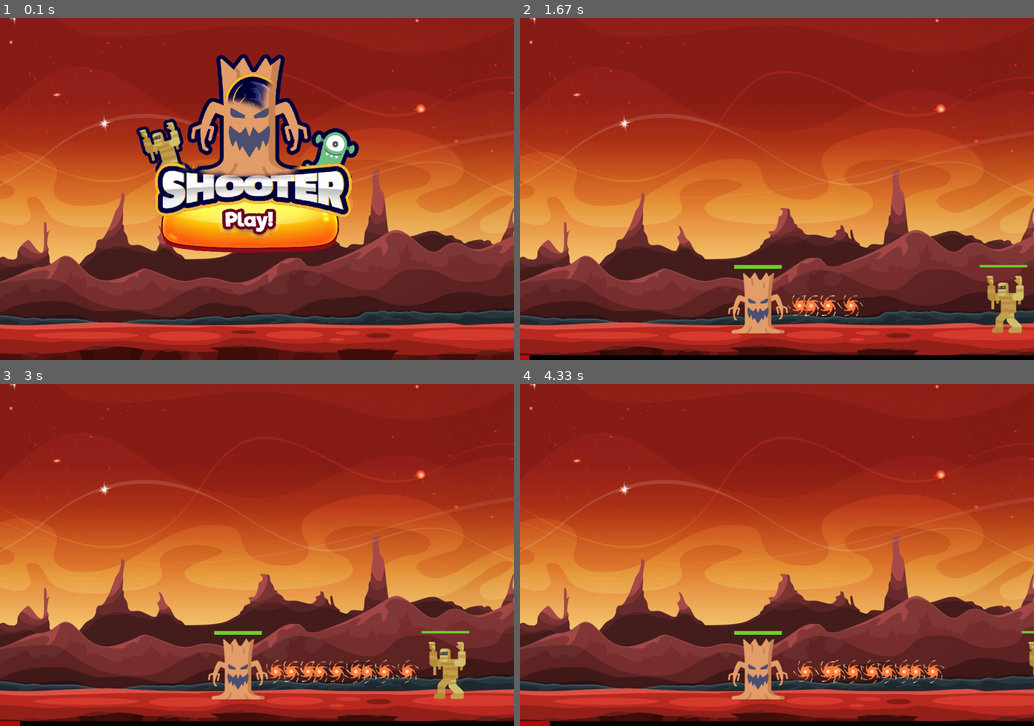
Above: before the commit, frames 1-4 (two rows, left to right).
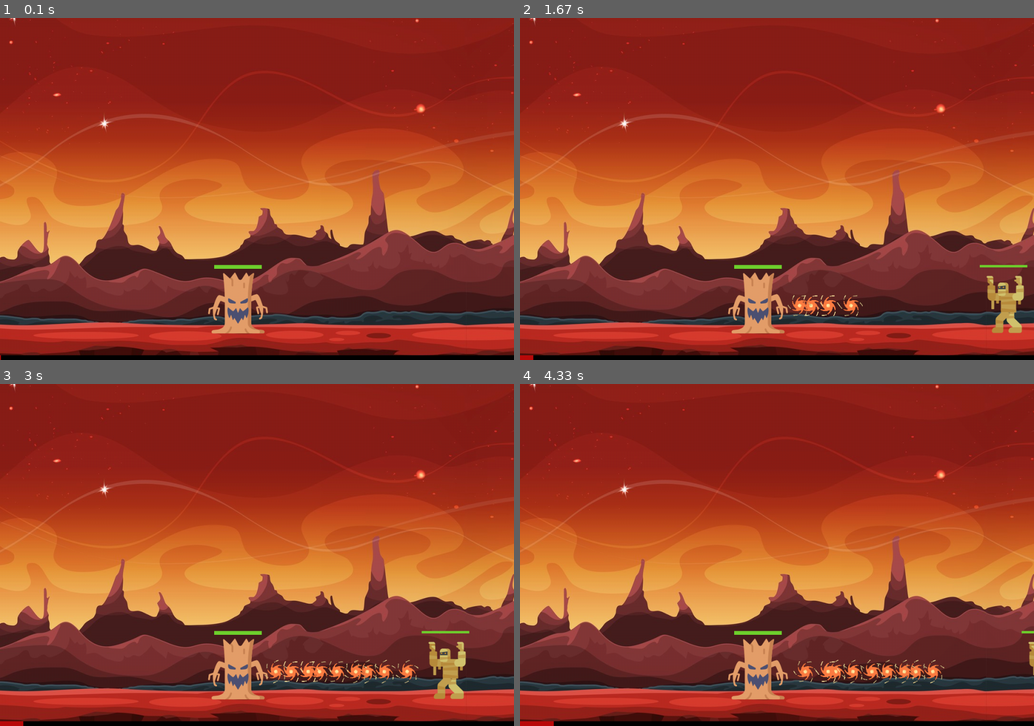
Above: after the commit, the same moments.

Repository: GamerPsy/Shooter-pygame
Game: pygame game, started from main.py
Same seed, same stepped clock (60 frames per second), same inputs: the game is played once before the commit and once after it.
Inputs (mouse positions are in pixels of both pictures, inside the frame that each line leads up to):
- Up to frame 1 (0.1 s): no input
- Up to frame 2 (1.67 s): click (777, 189) at 0.38 s; tap Space at 0.67, 1.07, 1.37, 1.57 s
- Up to frame 3 (3 s): tap Space at 1.9, 2.2, 2.4, 2.7, 2.97 s
- Up to frame 4 (4.33 s): tap Space at 3.3, 3.6, 3.73, 4.13 s

The runs differ from the first frame. In frame 1, 19% of the frame differs, in the area x 0-100%, y 10-100%; in frame 2, less than 0.1%; in frame 3, less than 0.1%; in frame 4, less than 0.1%.

Commit message:
désactivation écran d'accueil pour continuer le dev et test plus vite

Diff:
--- a/game.py
+++ b/game.py
@@ -7,7 +7,7 @@
 class Game:
 
     def __init__(self):
-        self.is_playing = False
+        self.is_playing = True
 
         self.all_players = pygame.sprite.Group()
         self.player = Player(self)
